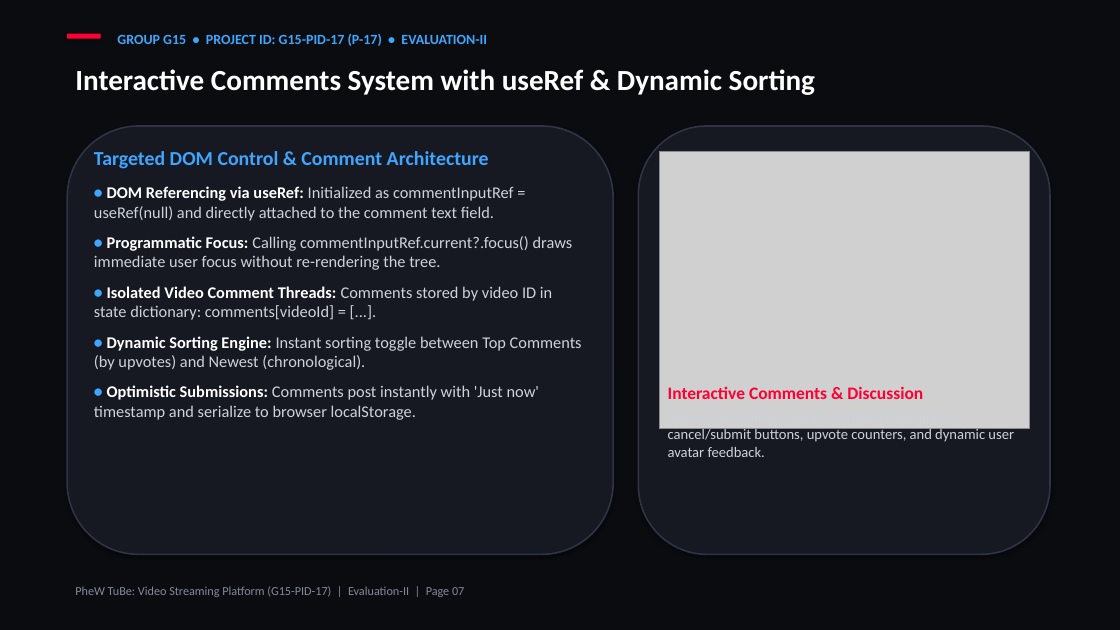
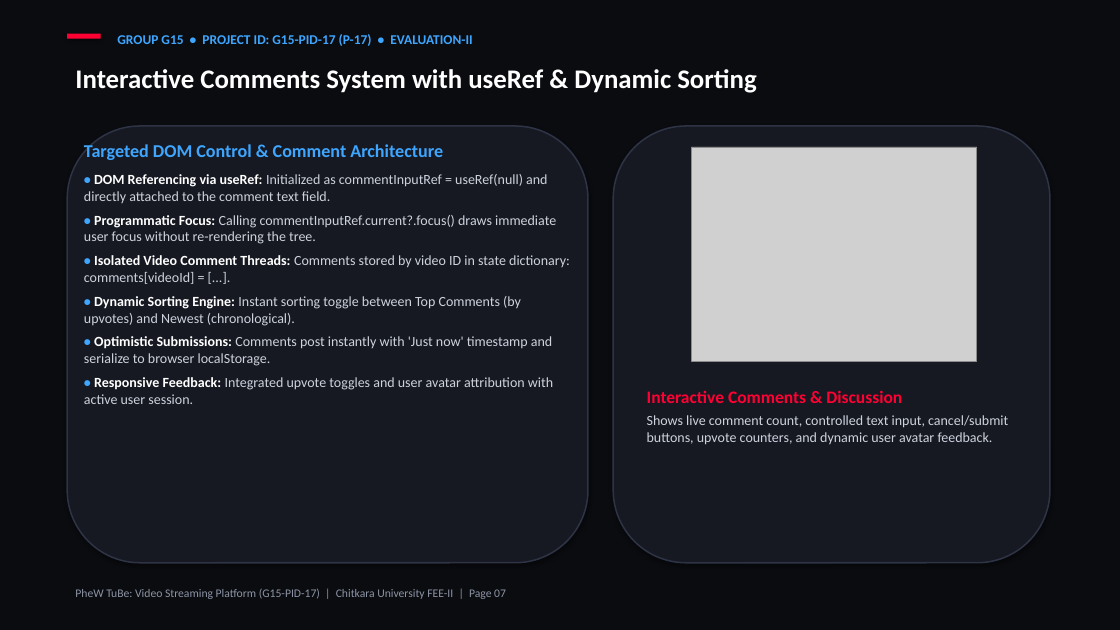
Before and after one commit to kishan-777/Front-End-Engineering_Evaluation-based-project, a slide deck: slide 7 of G15-PID-17.pptx. Drawn at 1120x630 pixels with LibreOffice and Linux fonts; fonts in the diff are those of the drawing; grey boxes stand for pictures. Boxes give left, top, right and bottom in pixels: in the first picture for what was removed or moved away, otherwise in the second. Text is boxed around its words. In the diff, an @@ line names an element or a change of style, - is before the commit and + after.

Commit message:
Fix all PPT distortions, image overlaps, Chitkara logo visibility, and add Phase 2 Protected Routing and Infinite Scroll slides

```diff
--- a/G15-PID-17.pptx
+++ b/G15-PID-17.pptx
@@ text "GROUP G15 • PROJECT ID: ..." at (x1=117, y1=34, x2=472, y2=46): size 12 to 11.5 pt @@
@@ text "Interactive Comments System with useRef ..." at (x1=75, y1=69, x2=756, y2=93): size 25 to 23 pt @@
@@ rounded rectangle resized from (x1=67, y1=126, x2=613, y2=555) to (x1=67, y1=126, x2=588, y2=563) @@
@@ rounded rectangle at (x1=67, y1=126, x2=588, y2=563): outline #2E3445 1.4 pt to #2E3445 1.3 pt @@
@@ text at (x1=84, y1=144, x2=570, y2=366): size 17 to 15.5 pt in "Targeted DOM Control & Comment Architecture"; size 15 to 12 pt in "•", "•", "•", "•" and 1 more places; size 14 to 12 pt in "DOM Referencing via useRef: Initialized as commentInputRef ...", "Programmatic Focus: Calling commentInputRef.current?.focus() ...", "Isolated Video Comment Threads: Comments stored by ...", "Dynamic Sorting Engine: Instant sorting toggle between ..." and 1 more places; less space between paragraphs @@
@@ rounded rectangle at (x1=613, y1=126, x2=1050, y2=563): outline #2E3445 1.4 pt to #2E3445 1.3 pt @@
@@ rounded rectangle resized from (x1=639, y1=126, x2=1050, y2=555) to (x1=613, y1=126, x2=1050, y2=563) @@
@@ picture resized from (x1=660, y1=151, x2=1029, y2=429) to (x1=691, y1=147, x2=977, y2=361) @@
@@ text at (x1=84, y1=377, x2=553, y2=404): paragraph added @@
+• Responsive Feedback: Integrated upvote toggles and user avatar attribution with active user session.
@@ text "Interactive Comments & Discussion" moved from (x1=668, y1=386, x2=1014, y2=457) to (x1=647, y1=390, x2=1008, y2=445) @@
@@ text "Interactive Comments & Discussion" at (x1=647, y1=390, x2=1008, y2=445): size 12.5 to 12 pt in "Shows live comment count, controlled text input, ..."; more space between paragraphs; less space between paragraphs @@
@@ text at (x1=75, y1=589, x2=506, y2=599): text changed; size 10.5 to 10 pt; text colour #828A9B to #8C94A5 @@
-PheW TuBe: Video Streaming Platform (G15-PID-17) | Evaluation-II | Page 07
+PheW TuBe: Video Streaming Platform (G15-PID-17) | Chitkara University FEE-II | Page 07
```
Also in this commit, not shown: 10 other slides changed, 3 slides added, 1 slide removed, 1 other file.
